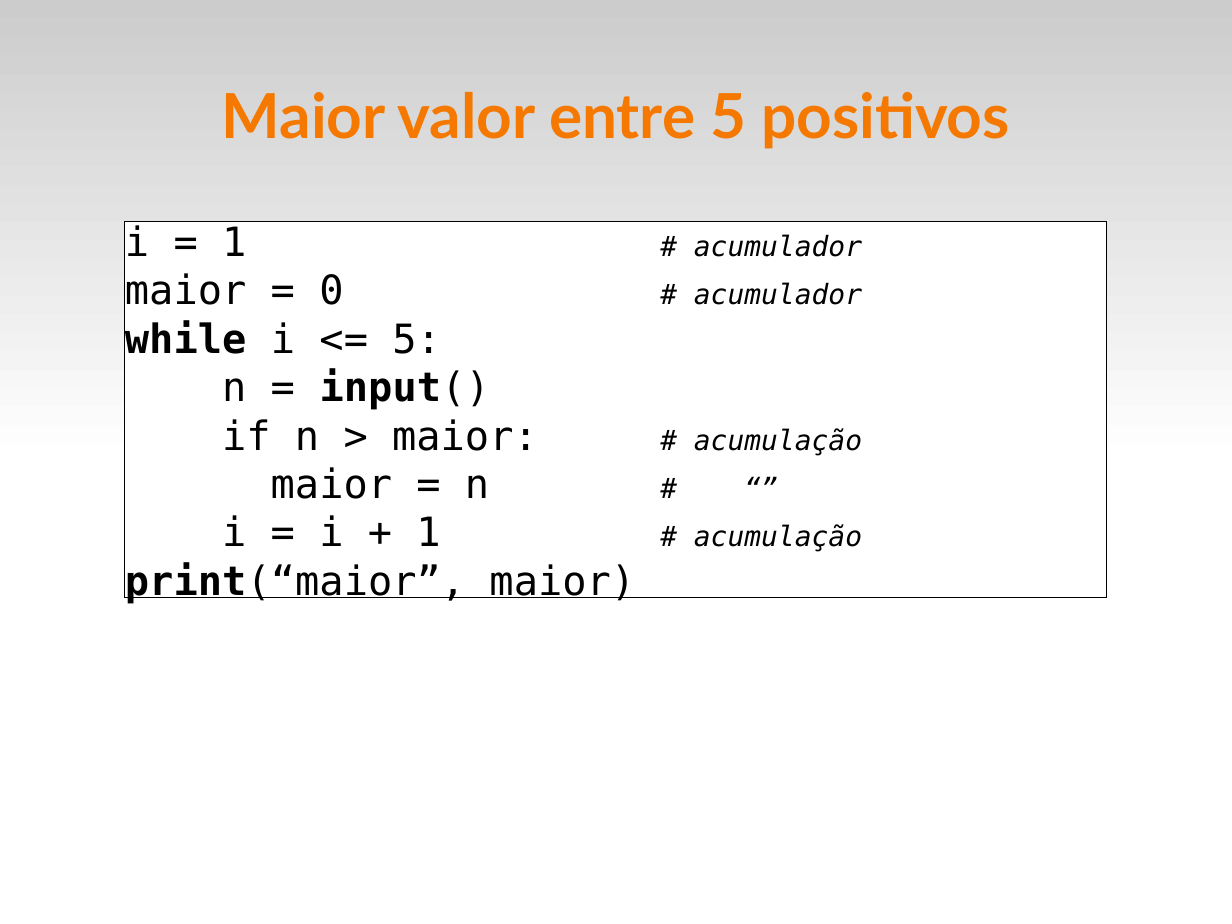
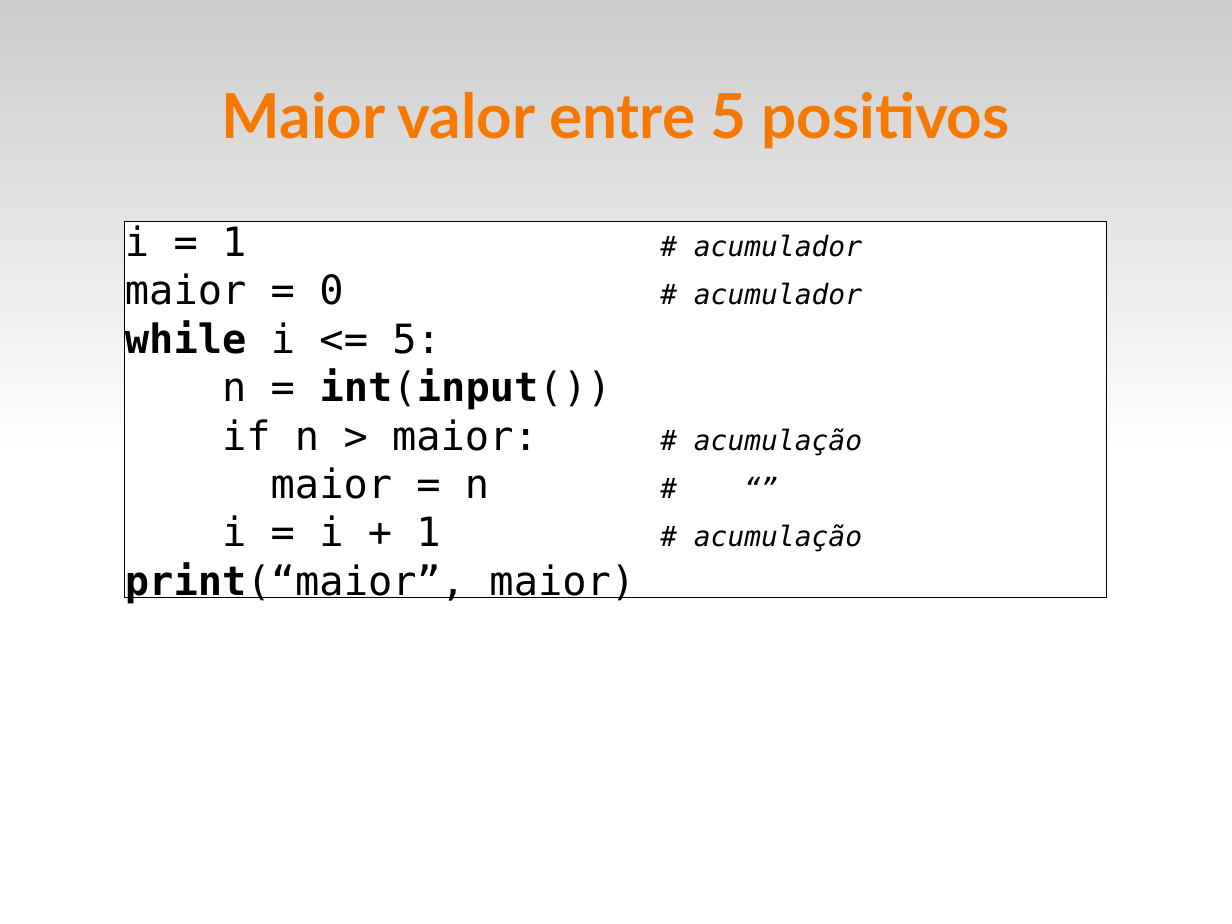
Before and after one commit to fsantanna-uerj/IPD, a slide deck: slide 7 of slides/ipd-05-while.odp. Drawn at 1232x924 pixels with LibreOffice and Linux fonts; fonts in the diff are those of the drawing. Boxes give left, top, right and bottom in pixels: in the first picture for what was removed or moved away, otherwise in the second. Text is boxed around its words. In the diff, an @@ line names an element or a change of style, - is before the commit and + after.

```diff
--- a/slides/ipd-05-while.odp
+++ b/slides/ipd-05-while.odp
@@ text in rectangle at (222,368,612,410): text changed @@
-n = input()
+n = int(input())
```
Also in this commit, not shown: 4 other slides changed, 3 other files.
